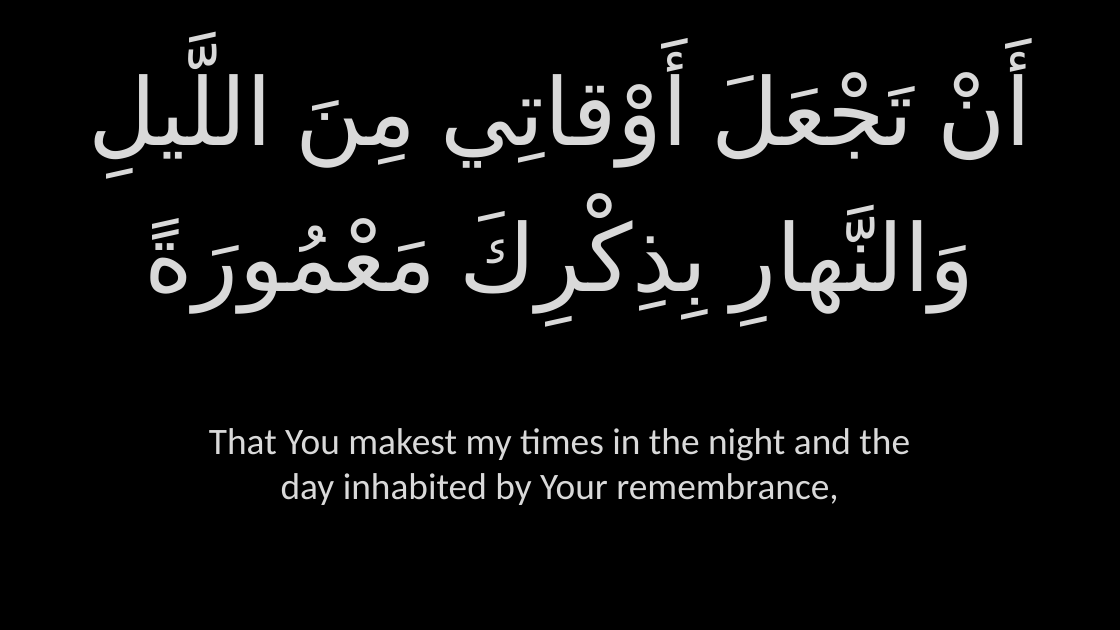
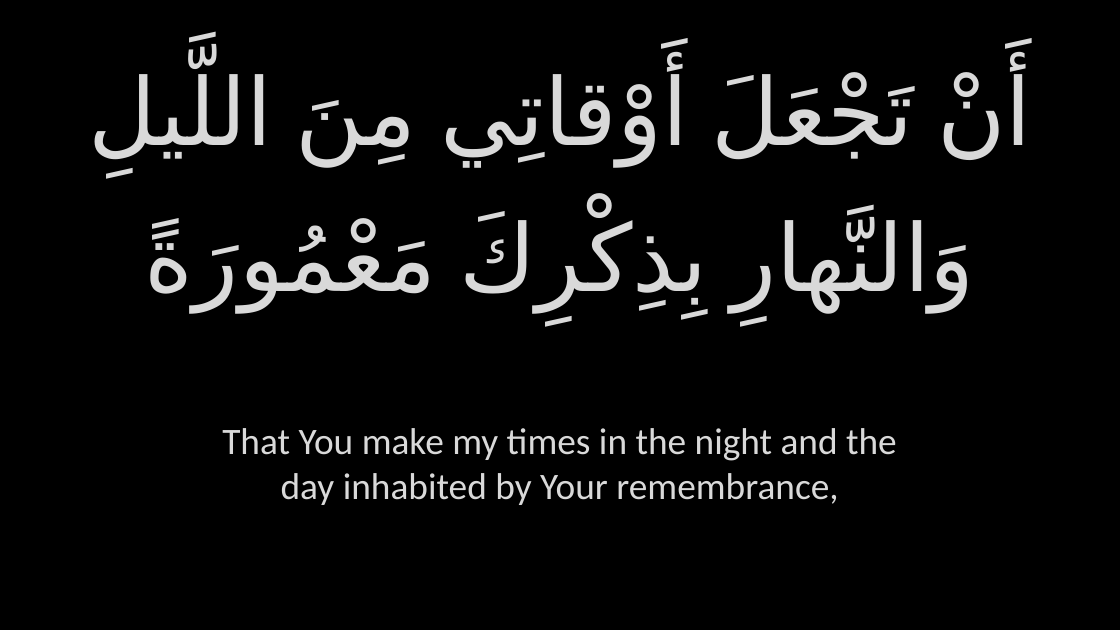
Before and after one commit to GhayurH/Slides, a slide deck: slide 195 of Slides/PPTs/Aza - Dua Kumayl.pptx. Drawn at 1120x630 pixels with LibreOffice and Linux fonts; fonts in the diff are those of the drawing; background and template pictures are left out. Boxes give left, top, right and bottom in pixels: in the first picture for what was removed or moved away, otherwise in the second. Text is boxed around its words. In the diff, an @@ line names an element or a change of style, - is before the commit and + after.

```diff
--- a/Slides/PPTs/Aza - Dua Kumayl.pptx
+++ b/Slides/PPTs/Aza - Dua Kumayl.pptx
@@ text at <box>222,428,897,505</box>: text changed @@
-That You makest my times in the night and the day inhabited by Your remembrance,
+That You make my times in the night and the day inhabited by Your remembrance,
```
Also in this commit, not shown: 64 other slides changed, 10 other files.
